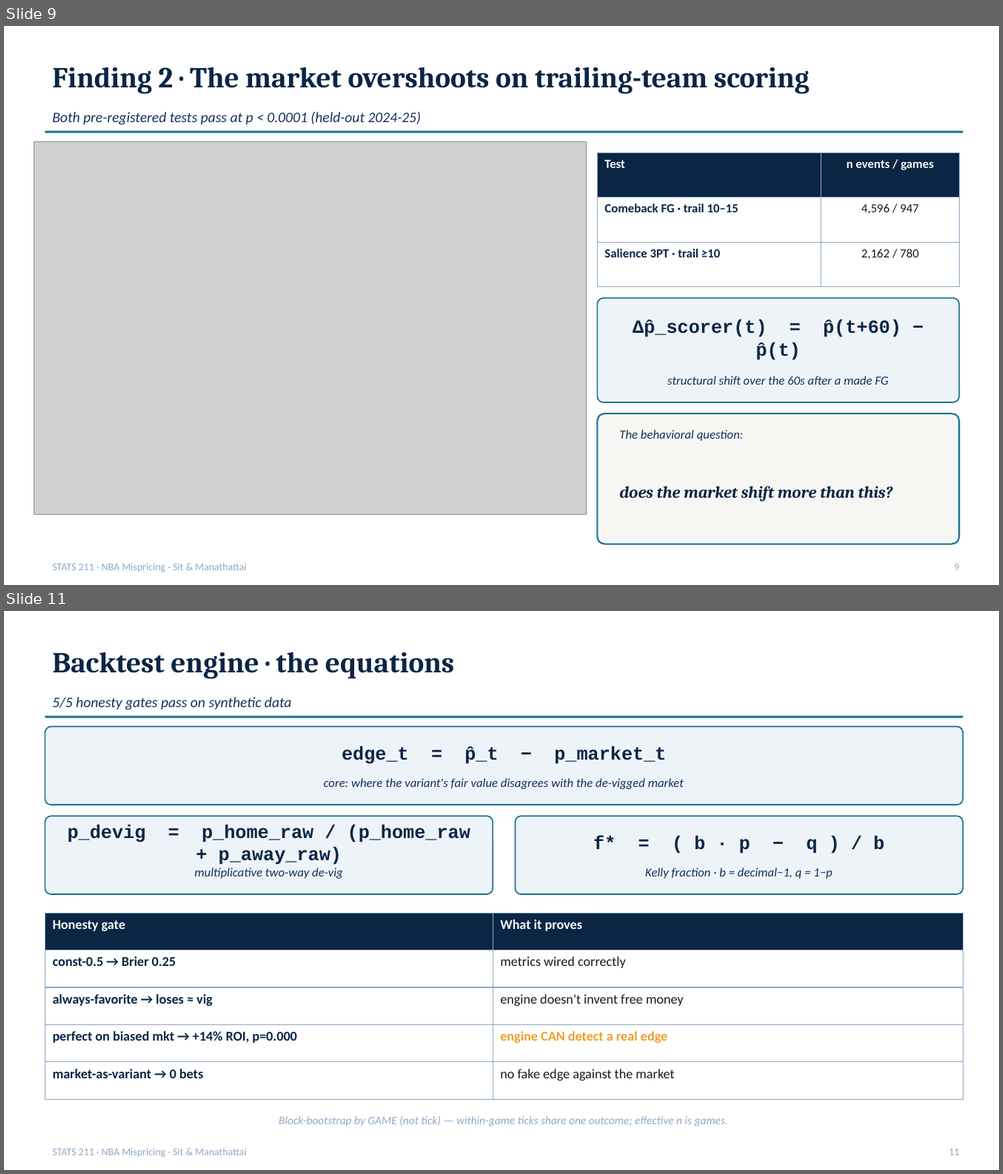
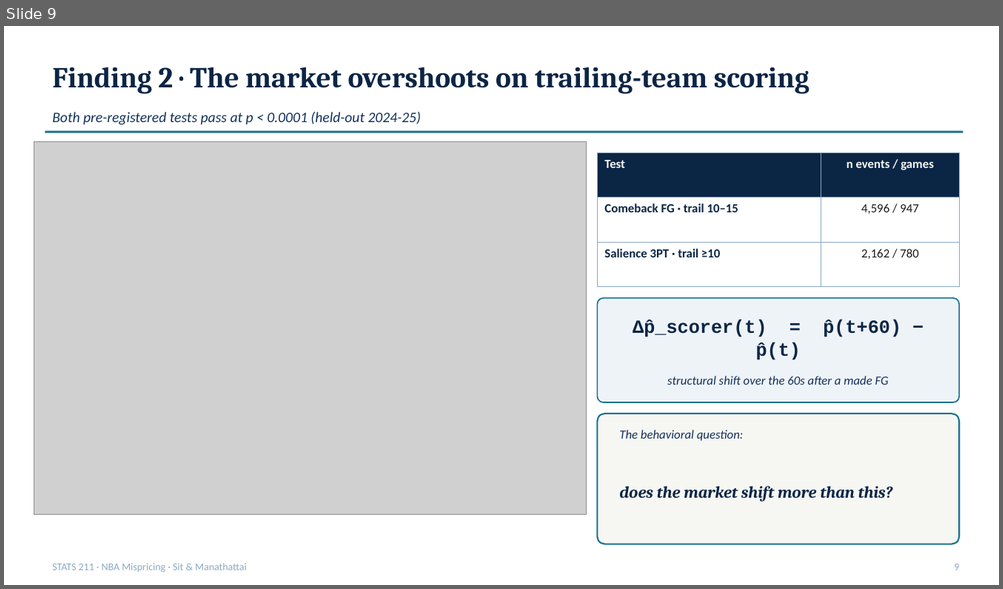
Before and after one commit to ivan-sit/live-nba-market-mispricing-detection, a slide deck: slides/final_deck.pptx. Shown one above the other, each under a label of ours: slides 9 and 11 before the commit, slide 9 after it; the slides between them are not shown. The pictures are 1003x1174 and 1003x589 pixels, drawn with LibreOffice and Linux fonts; fonts in the diff are those of the drawing; grey boxes stand for pictures. Boxes give left, top, right and bottom in pixels: in the first picture for what was removed or moved away, otherwise in the second. Text is boxed around its words. In the diff, an @@ line names an element or a change of style, - is before the commit and + after.

```diff
--- a/slides/final_deck.pptx
+++ b/slides/final_deck.pptx
@@ slide 11 removed at [4,611,999,1170], background #FFFFFF @@
@@ text removed at [52,652,454,679] @@
-Backtest engine · the equations
@@ text removed at [52,697,292,710] @@
-5/5 honesty gates pass on synthetic data
@@ line removed from (45, 717) to (963, 717) @@
@@ rounded rectangle removed at [45,726,963,805] @@
@@ text removed at [341,746,666,764] @@
-edge_t = p̂_t − p_market_t
@@ text removed at [324,778,683,789] @@
-core: where the variant's fair value disagrees with the de-vigged market
@@ rounded rectangle removed at [45,816,492,894] @@
@@ text removed at [68,824,470,865] @@
-p_devig = p_home_raw / (p_home_raw + p_away_raw)
@@ rounded rectangle removed at [515,816,963,894] @@
@@ text removed at [593,836,884,854] @@
-f* = ( b · p − q ) / b
@@ text removed at [194,868,343,879] @@
-multiplicative two-way de-vig
@@ text removed at [645,868,831,879] @@
-Kelly fraction · b = decimal−1, q = 1−p
@@ table removed at [45,913,963,1084], 5 rows, 2 columns @@
-Honesty gate | What it proves
-const-0.5 → Brier 0.25 | metrics wired correctly
-always-favorite → loses ≈ vig | engine doesn't invent free money
-perfect on biased mkt → +14% ROI, p=0.000 | engine CAN detect a real edge
-market-as-variant → 0 bets | no fake edge against the market
@@ text removed at [279,1116,728,1127] @@
-Block-bootstrap by GAME (not tick) — within-game ticks share one outcome; effective n is games.
@@ text removed at [52,1148,247,1158] @@
-STATS 211 · NBA Mispricing · Sit & Manathattai
@@ text removed at [948,1149,959,1156] @@
-11
```
Also in this commit, not shown: 3 slides changed, 2 slides added, 5 other slides removed, 3 other files.
